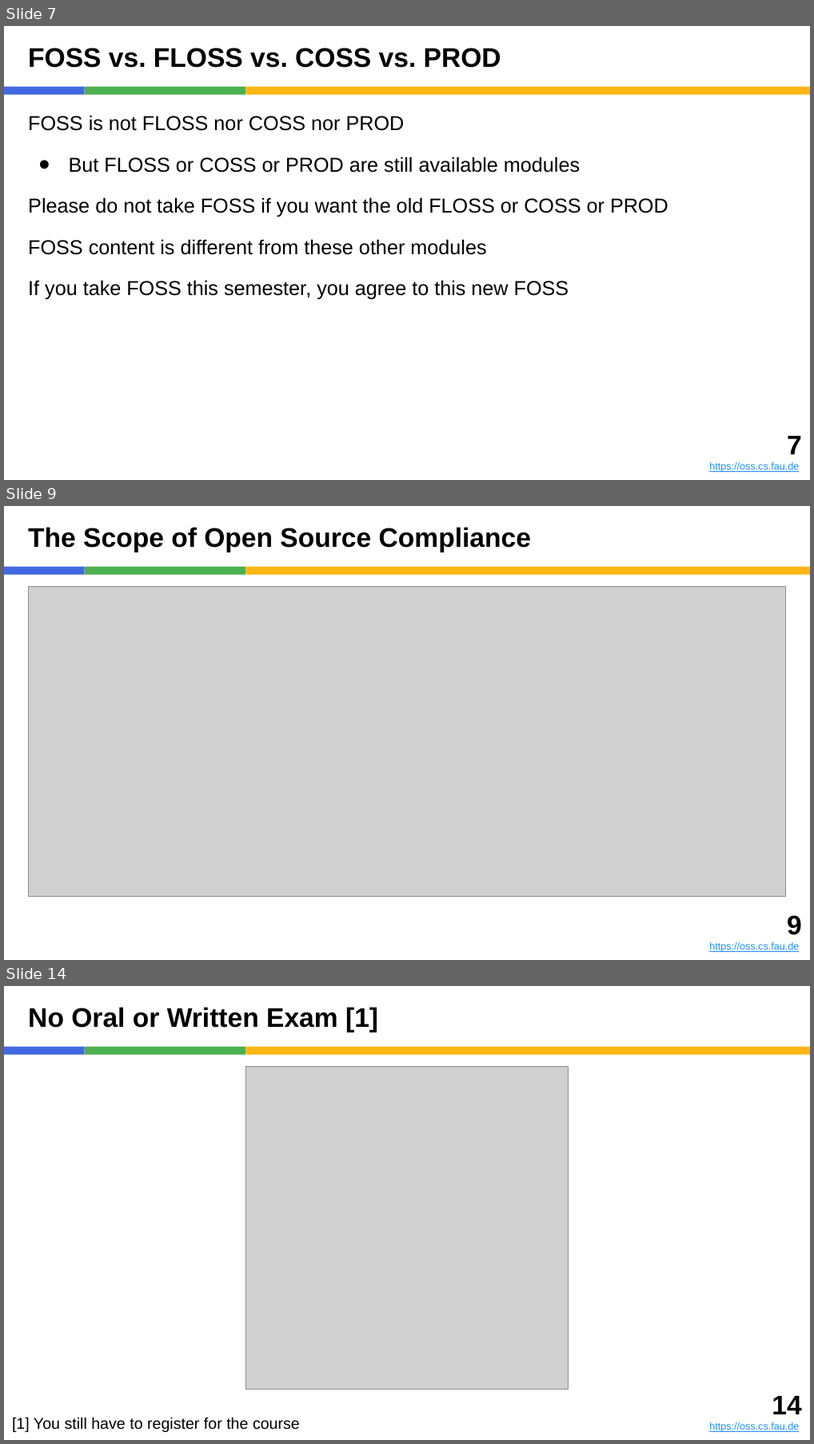
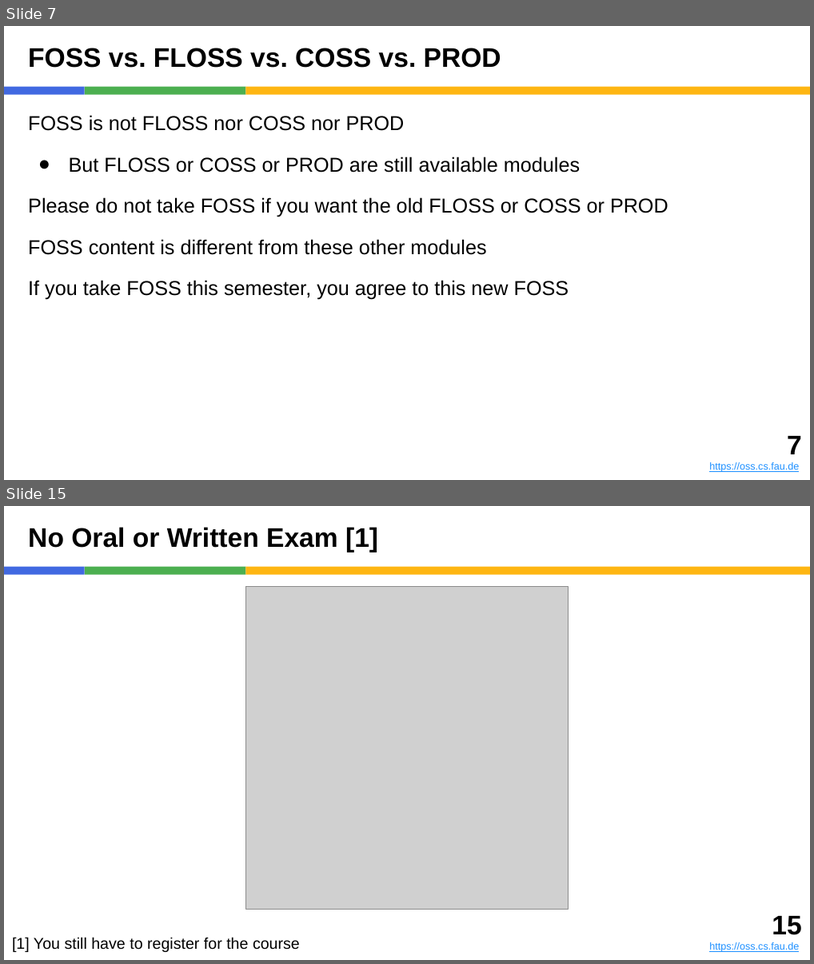
Before and after one commit to dirkriehle/foss-course, a slide deck: Lecture slides/FOSS A01 - Introduction.pptx. Shown one above the other, each under a label of ours: slides 7, 9 and 14 before the commit, slides 7 and 15 after it; the slides between them are not shown. The pictures are 814x1444 and 814x964 pixels, drawn with LibreOffice and Linux fonts; fonts in the diff are those of the drawing; grey boxes stand for pictures. Boxes give left, top, right and bottom in pixels: in the first picture for what was removed or moved away, otherwise in the second. Text is boxed around its words. In the diff, an @@ line names an element or a change of style, - is before the commit and + after.

```diff
--- a/Lecture slides/FOSS A01 - Introduction.pptx
+++ b/Lecture slides/FOSS A01 - Introduction.pptx
@@ slide 9 removed at (4,506,810,960), background #FFFFFF; not listed: 3 template elements that a slide beside it also shows @@
@@ title removed at (28,527,531,552) @@
-The Scope of Open Source Compliance
@@ picture removed at (28,587,786,896) @@
@@ text removed at (710,915,802,952) @@
-9
-https://oss.cs.fau.de
@@ what was slide 14 is now slide 15 @@
@@ text at (772,916,802,935): text changed @@
-14
+15
```
Also in this commit, not shown: 4 slides changed, 6 slides added, 4 other slides removed, 5 other files.
